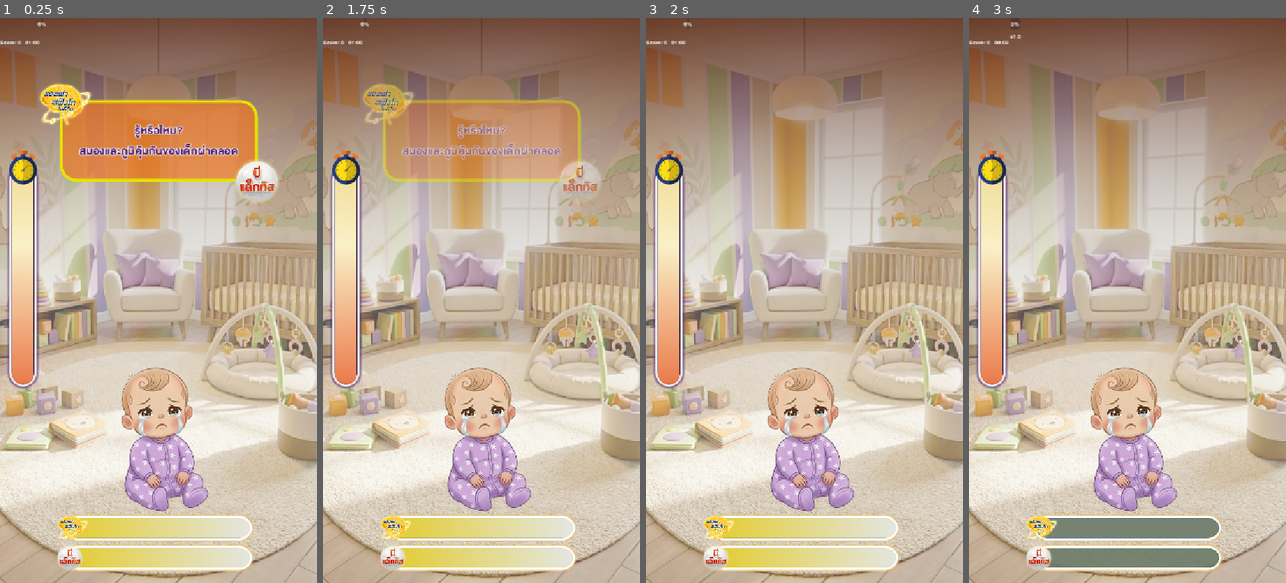
Above: before the commit, frames 1-4 (left to right).
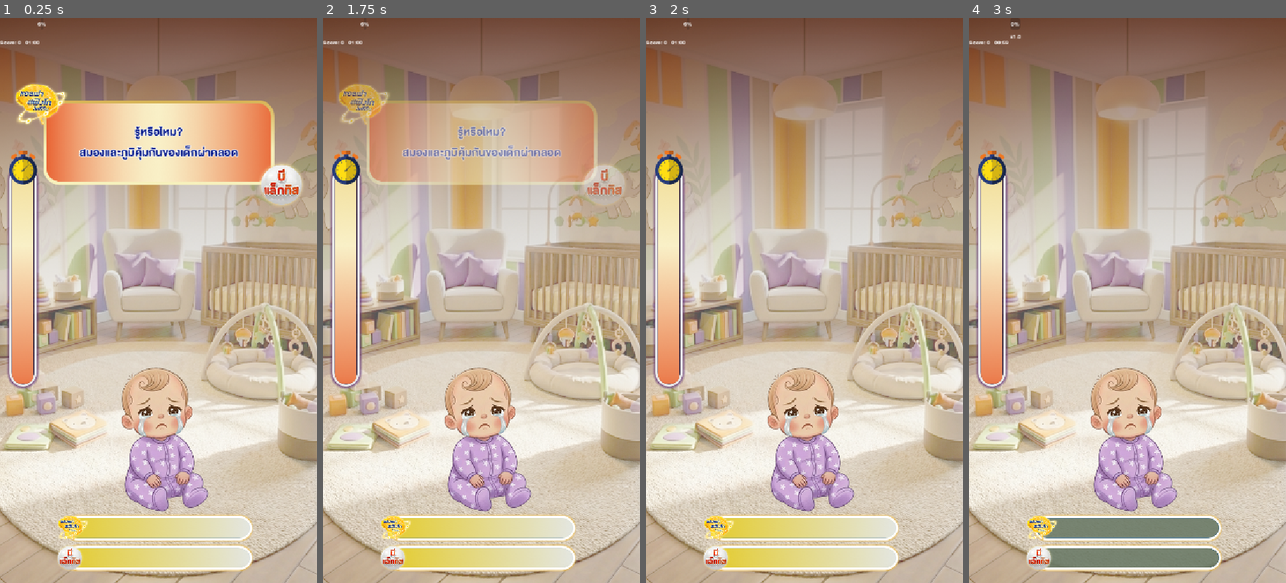
Above: after the commit, the same moments.

Repository: 6099sin/pro-c
Game: Godot game, scene res://scenes/core/Main.tscn
The game is run twice, just before and just after one commit, with the same random seed, the same clock (stepped at 60 frames per second) and the same inputs. This scene is started directly instead of the project's main scene.
Inputs (mouse positions are in pixels of both pictures, inside the frame that each line leads up to):
- Up to frame 1 (0.25 s): no input
- Up to frame 2 (1.75 s): tap Enter at 0.5 s; move the mouse to (551, 272) at 0.52 s; click (551, 272) at 0.67 s; tap Space at 1.25 s; drag from (418, 328) to (481, 436) at 1.27 s
- Up to frame 3 (2 s): no input
- Up to frame 4 (3 s): move the mouse to (1159, 176) at 2.02 s; click (1159, 176) at 2.17 s; tap Enter at 2.75 s; drag from (1111, 413) to (1032, 215) at 2.77 s

The runs differ from the first frame. In frame 1, 12% of the frame differs, in the area x 4-96%, y 11-34%; in frame 2, 11%; in frame 3, nothing differs; in frame 4, nothing differs.

Commit message:
change font color

Diff:
--- a/scenes/ui/EndGame.tscn
+++ b/scenes/ui/EndGame.tscn
@@ -231,7 +231,7 @@
 
 [node name="Label" type="Label" parent="VBoxContainer/PanelContainer/MarginContainer/VBoxContainer/MarginContainer4"]
 layout_mode = 2
-theme_override_colors/font_color = Color(0.30588236, 0.11372549, 0.43137255, 1)
+theme_override_colors/font_color = Color(0, 0.08627451, 0.5372549, 1)
 theme_override_colors/font_outline_color = Color(1, 1, 1, 1)
 theme_override_constants/outline_size = 15
 theme_override_font_sizes/font_size = 45
@@ -282,7 +282,7 @@
 
 [node name="addPointAlpha" type="Label" parent="VBoxContainer/PanelContainer/MarginContainer/VBoxContainer/MarginContainer2/PanelContainer3/MarginContainer2"]
 layout_mode = 2
-theme_override_colors/font_color = Color(0.30588236, 0.11372549, 0.43137255, 1)
+theme_override_colors/font_color = Color(0, 0.08627451, 0.5372549, 1)
 theme_override_colors/font_outline_color = Color(1, 1, 1, 1)
 theme_override_constants/outline_size = 6
 theme_override_font_sizes/font_size = 45
@@ -331,7 +331,7 @@
 
 [node name="addPointBeta" type="Label" parent="VBoxContainer/PanelContainer/MarginContainer/VBoxContainer/MarginContainer3/PanelContainer2/MarginContainer2"]
 layout_mode = 2
-theme_override_colors/font_color = Color(0.30588236, 0.11372549, 0.43137255, 1)
+theme_override_colors/font_color = Color(0, 0.08627451, 0.5372549, 1)
 theme_override_colors/font_outline_color = Color(1, 1, 1, 1)
 theme_override_constants/outline_size = 6
 theme_override_font_sizes/font_size = 45
@@ -352,7 +352,7 @@
 layout_mode = 2
 size_flags_horizontal = 10
 size_flags_vertical = 0
-theme_override_colors/font_color = Color(0.30588236, 0.11372549, 0.43137255, 1)
+theme_override_colors/font_color = Color(0, 0.08627451, 0.5372549, 1)
 theme_override_colors/font_outline_color = Color(1, 1, 1, 1)
 theme_override_constants/outline_size = 5
 theme_override_font_sizes/font_size = 23
@@ -378,7 +378,7 @@
 
 [node name="allPoint" type="Label" parent="VBoxContainer/MarginContainer3/HBoxContainer/PanelContainer2/MarginContainer2"]
 layout_mode = 2
-theme_override_colors/font_color = Color(0.30588236, 0.11372549, 0.43137255, 1)
+theme_override_colors/font_color = Color(0, 0.08627451, 0.5372549, 1)
 theme_override_colors/font_outline_color = Color(1, 1, 1, 1)
 theme_override_constants/outline_size = 6
 theme_override_font_sizes/font_size = 50
--- a/scenes/ui/HUD.tscn
+++ b/scenes/ui/HUD.tscn
@@ -8,6 +8,7 @@
 [ext_resource type="Texture2D" uid="uid://4rw6mk6p4xkw" path="res://assets/UI/UI2/Clock.png" id="6_jlufg"]
 [ext_resource type="Texture2D" uid="uid://dj5r6e7msl5xv" path="res://assets/UI/UI1/Panel1.png" id="7_jlufg"]
 [ext_resource type="Texture2D" uid="uid://b0wnhjrwcwvj2" path="res://assets/UI/UI3/confitte.png" id="8_l20r4"]
+[ext_resource type="Texture2D" uid="uid://c4j4kmdsnv14e" path="res://assets/UI/UI3/panel1.png" id="9_jvmx1"]
 
 [sub_resource type="StyleBoxFlat" id="StyleBoxFlat_6ll6g"]
 content_margin_left = 0.0
@@ -131,23 +132,6 @@
 corner_radius_bottom_left = 3
 corner_detail = 5
 
-[sub_resource type="StyleBoxFlat" id="StyleBoxFlat_l20r4"]
-content_margin_left = 0.0
-content_margin_top = 0.0
-content_margin_right = 0.0
-content_margin_bottom = 0.0
-bg_color = Color(0.9372549, 0.46666667, 0.12941177, 0.6901961)
-border_width_left = 6
-border_width_top = 6
-border_width_right = 6
-border_width_bottom = 6
-border_color = Color(0.8940197, 0.89383984, 7.70092e-07, 1)
-corner_radius_top_left = 33
-corner_radius_top_right = 33
-corner_radius_bottom_right = 33
-corner_radius_bottom_left = 33
-corner_detail = 5
-
 [node name="HUD" type="Control"]
 layout_mode = 3
 anchors_preset = 15
@@ -537,7 +521,6 @@
 texture = ExtResource("8_l20r4")
 
 [node name="before_start" type="MarginContainer" parent="."]
-visible = false
 layout_mode = 1
 anchors_preset = 5
 anchor_left = 0.5
@@ -551,14 +534,23 @@
 
 [node name="MarginContainer" type="MarginContainer" parent="before_start"]
 layout_mode = 2
-theme_override_constants/margin_left = 10
+theme_override_constants/margin_left = 5
 theme_override_constants/margin_top = 12
-theme_override_constants/margin_right = 10
+theme_override_constants/margin_right = 5
 theme_override_constants/margin_bottom = 10
 
 [node name="TextureRect2" type="PanelContainer" parent="before_start/MarginContainer"]
-layout_mode = 2
-theme_override_styles/panel = SubResource("StyleBoxFlat_l20r4")
+self_modulate = Color(1, 1, 1, 0)
+layout_mode = 2
+
+[node name="MarginContainer4" type="MarginContainer" parent="before_start/MarginContainer/TextureRect2"]
+layout_mode = 2
+theme_override_constants/margin_left = 16
+theme_override_constants/margin_right = 16
+
+[node name="TextureRect" type="TextureRect" parent="before_start/MarginContainer/TextureRect2/MarginContainer4"]
+layout_mode = 2
+texture = ExtResource("9_jvmx1")
 
 [node name="MarginContainer" type="MarginContainer" parent="before_start/MarginContainer/TextureRect2"]
 layout_mode = 2
@@ -572,7 +564,7 @@
 
 [node name="Label" type="Label" parent="before_start/MarginContainer/TextureRect2/MarginContainer/CenterContainer"]
 layout_mode = 2
-theme_override_colors/font_color = Color(0.30588236, 0.11372549, 0.43137255, 1)
+theme_override_colors/font_color = Color(0, 0.08627451, 0.5372549, 1)
 theme_override_colors/font_outline_color = Color(1, 1, 1, 1)
 theme_override_constants/outline_size = 7
 theme_override_font_sizes/font_size = 32
